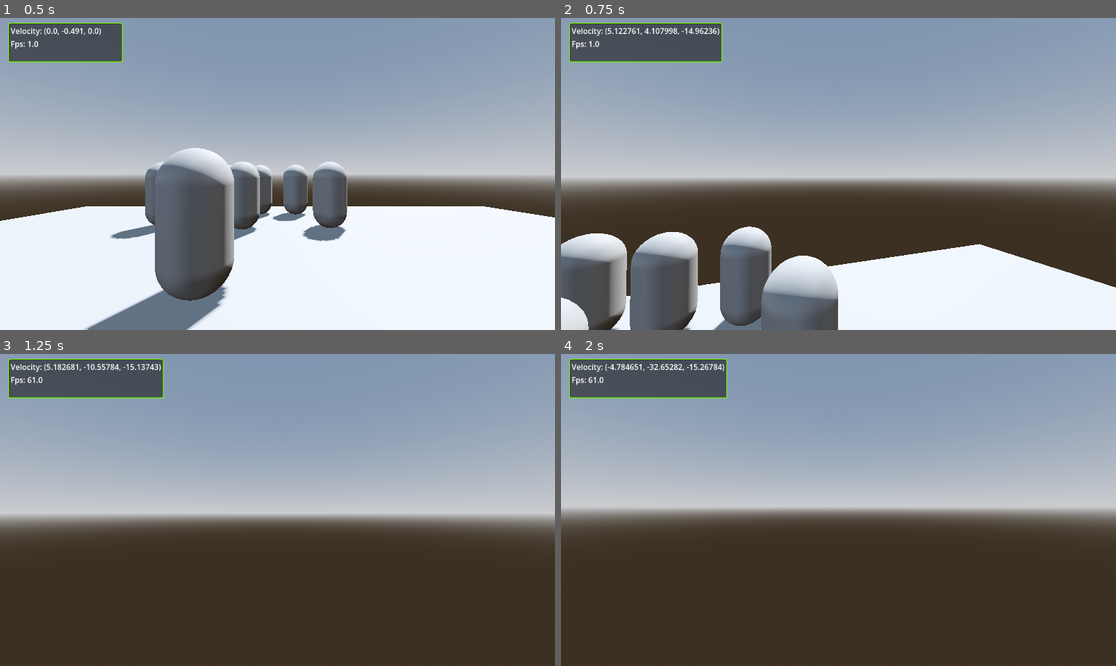
Above: before the commit, frames 1-4 (two rows, left to right).
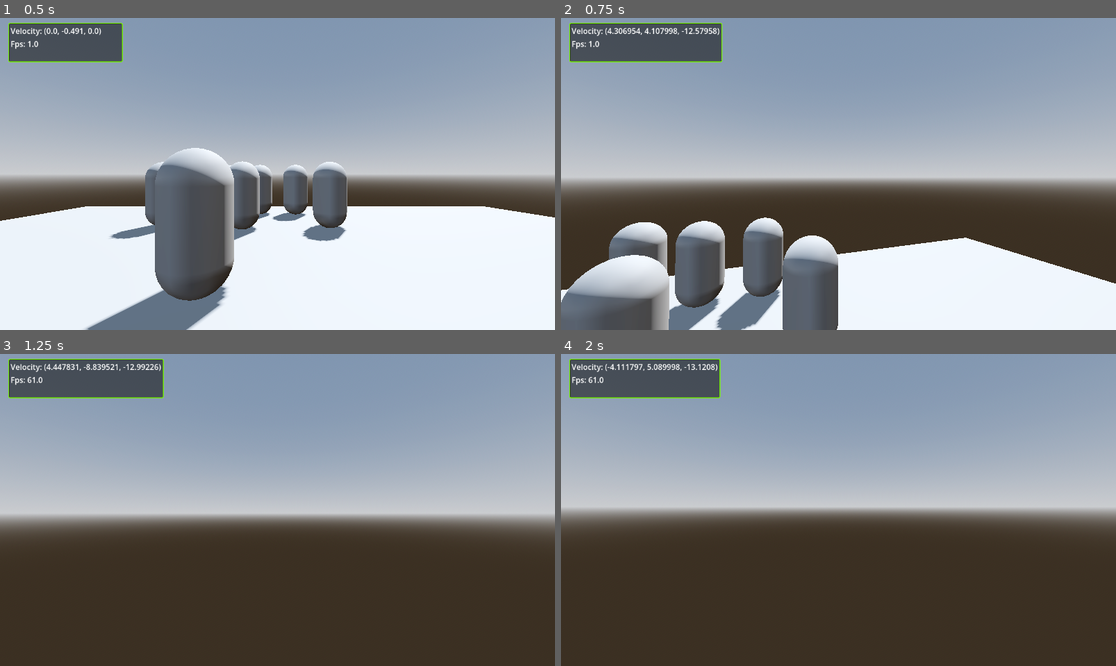
Above: after the commit, the same moments.

Repository: hebedebe/Murdernihilator-7-Unyielding-Flesh-Dream
Game: Godot game, scene res://Maps/testing.tscn
The game is run twice, just before and just after one commit, with the same random seed, the same clock (stepped at 60 frames per second) and the same inputs.
Inputs (mouse positions are in pixels of both pictures, inside the frame that each line leads up to):
- Up to frame 1 (0.5 s): no input
- Up to frame 2 (0.75 s): tap Enter at 0.5 s; move the mouse to (866, 174) at 0.52 s; hold W (move_forward) from 0.53 s (still down); hold Space (jump) from 0.53 s (still down)
- Up to frame 3 (1.25 s): keep holding W (move_forward); keep holding Space (jump)
- Up to frame 4 (2 s): keep holding W (move_forward); move the mouse to (810, 510) at 1.27 s; release Space (jump) at 1.28 s; tap F (kick) at 1.35 s; tap Space (jump) at 1.52, 1.55, 1.82 s

Frame 1 is identical in both runs. In frame 2, 15% of the frame differs, in the area x 0-100%, y 3-100%; in frame 3, 0.2%; in frame 4, 0.4%.

Commit message:
Body event and histop overlay

Diff:
--- a/Actors/Dummy/dummy.tscn
+++ b/Actors/Dummy/dummy.tscn
@@ -2,7 +2,6 @@
 
 [ext_resource type="Script" uid="uid://crubfkko2d2yu" path="res://Components/KnockbackComponent/knockback_component.gd" id="1_4wjmn"]
 [ext_resource type="Script" uid="uid://cku1vco2vkbfg" path="res://Components/VelocityComponent/velocity_component.gd" id="2_rui4n"]
-[ext_resource type="Script" uid="uid://creun7xebihdo" path="res://Components/ImpactTriggerComponent/impact_trigger_component.gd" id="3_tyhmb"]
 
 [sub_resource type="CapsuleShape3D" id="CapsuleShape3D_vvw3x"]
 
@@ -32,10 +31,4 @@
 velocity_component = NodePath("../VelocityComponent")
 metadata/_custom_type_script = "uid://crubfkko2d2yu"
 
-[node name="ImpactTriggerComponent" type="Node" parent="." unique_id=352876365 node_paths=PackedStringArray("physics_body")]
-script = ExtResource("3_tyhmb")
-physics_body = NodePath("..")
-impulse_threshold = 5.0
-metadata/_custom_type_script = "uid://creun7xebihdo"
-
 [connection signal="body_entered" from="." to="KnockbackComponent" method="force_based_knockback"]
--- a/Actors/Player/player.tscn
+++ b/Actors/Player/player.tscn
@@ -3,6 +3,7 @@
 [ext_resource type="Script" uid="uid://dxwlln8025dfy" path="res://Actors/Player/Scripts/player.gd" id="1_v1key"]
 [ext_resource type="Script" uid="uid://ogke4tceyk7h" path="res://Components/HealthComponent/health_component.gd" id="1_vhr1b"]
 [ext_resource type="Script" uid="uid://bkneh17a21syg" path="res://Components/InputComponent/input_component.gd" id="2_5ni5v"]
+[ext_resource type="Texture2D" uid="uid://bppyvii424qk7" path="res://Textures/UI/Overlays/hitstop_overlay.png" id="3_0y6fc"]
 [ext_resource type="Script" uid="uid://t4s3ngqk0pbd" path="res://Components/MovementComponent/movement_component.gd" id="4_b63gh"]
 [ext_resource type="Script" uid="uid://cku1vco2vkbfg" path="res://Components/VelocityComponent/velocity_component.gd" id="6_isd1h"]
 [ext_resource type="Script" uid="uid://crubfkko2d2yu" path="res://Components/KnockbackComponent/knockback_component.gd" id="7_8gtf5"]
@@ -12,8 +13,10 @@
 [ext_resource type="AudioStream" uid="uid://cogj3y1t6ncpb" path="res://Sounds/FX/whiff.mp3" id="11_sciwa"]
 [ext_resource type="Script" uid="uid://gbk2vvaygyhp" path="res://Components/ValueDisplayComponent/value_display_component.gd" id="11_w553y"]
 [ext_resource type="Script" uid="uid://ueemsl00luuh" path="res://Components/DragComponent/drag_component.gd" id="12_w553y"]
+[ext_resource type="Script" uid="uid://dkyqu0lchg05q" path="res://Components/HitstopComponent/hitstop_component.gd" id="12_woyfc"]
 [ext_resource type="Script" uid="uid://brac14pbjcc15" path="res://Components/JumpComponent/jump_component.gd" id="13_wmrsf"]
 [ext_resource type="Script" uid="uid://dqjkgj3xl7wa6" path="res://Components/GravityComponent/gravity_component.gd" id="14_h1i6w"]
+[ext_resource type="Script" uid="uid://dwwrt2e38os3s" path="res://Components/BodyEventComponent/body_event_component.gd" id="15_nwamd"]
 
 [sub_resource type="CapsuleMesh" id="CapsuleMesh_vhr1b"]
 
@@ -88,6 +91,16 @@
 
 [node name="HUD" type="CanvasLayer" parent="." unique_id=1548788757]
 
+[node name="HitstopOverlay" type="TextureRect" parent="HUD" unique_id=1222756144]
+visible = false
+anchors_preset = 15
+anchor_right = 1.0
+anchor_bottom = 1.0
+grow_horizontal = 2
+grow_vertical = 2
+texture = ExtResource("3_0y6fc")
+expand_mode = 1
+
 [node name="PanelContainer" type="PanelContainer" parent="HUD" unique_id=1568386759]
 offset_left = 22.0
 offset_top = 15.0
@@ -137,6 +150,7 @@
 [node name="MovementComponent" type="Node" parent="." unique_id=1701396071 node_paths=PackedStringArray("body", "velocity_component")]
 unique_name_in_owner = true
 script = ExtResource("4_b63gh")
+acceleration = 5.0
 body = NodePath("..")
 velocity_component = NodePath("../VelocityComponent")
 metadata/_custom_type_script = "uid://t4s3ngqk0pbd"
@@ -168,12 +182,16 @@
 stream = ExtResource("11_sciwa")
 volume_db = -12.772
 
+[node name="HitstopComponent" type="Node" parent="MeleeComponent" unique_id=16792172]
+script = ExtResource("12_woyfc")
+duration = 0.075
+metadata/_custom_type_script = "uid://dkyqu0lchg05q"
+
 [node name="DragComponent" type="Node" parent="." unique_id=2105359549 node_paths=PackedStringArray("velocity_component")]
 unique_name_in_owner = true
 script = ExtResource("12_w553y")
 velocity_component = NodePath("../VelocityComponent")
-drag = Vector3(1, 0, 1)
-drag_scale = 20.0
+drag = Vector3(20, 0, 20)
 metadata/_custom_type_script = "uid://ueemsl00luuh"
 
 [node name="JumpComponent" type="Node" parent="." unique_id=351742189 node_paths=PackedStringArray("velocity_component", "body")]
@@ -181,6 +199,7 @@
 script = ExtResource("13_wmrsf")
 velocity_component = NodePath("../VelocityComponent")
 body = NodePath("..")
+air_jumps = 3
 metadata/_custom_type_script = "uid://brac14pbjcc15"
 
 [node name="GravityComponent" type="Node" parent="." unique_id=1101253241 node_paths=PackedStringArray("velocity_component")]
@@ -189,6 +208,12 @@
 velocity_component = NodePath("../VelocityComponent")
 gravity_scale = 3.0
 metadata/_custom_type_script = "uid://dqjkgj3xl7wa6"
+
+[node name="BodyEventComponent" type="Node" parent="." unique_id=1279797999 node_paths=PackedStringArray("body")]
+unique_name_in_owner = true
+script = ExtResource("15_nwamd")
+body = NodePath("..")
+metadata/_custom_type_script = "uid://dwwrt2e38os3s"
 
 [connection signal="velocity_updated" from="VelocityComponent" to="HUD/PanelContainer/VBoxContainer/Velocity" method="update" unbinds=1]
 [connection signal="jump_requested" from="InputComponent" to="JumpComponent" method="on_jump_requested"]
@@ -196,4 +221,10 @@
 [connection signal="look_input" from="InputComponent" to="LookComponent" method="on_look_input"]
 [connection signal="move_direction_changed" from="InputComponent" to="MovementComponent" method="on_move_direction_changed"]
 [connection signal="attack_landed" from="MeleeComponent" to="MeleeComponent/KickLanded" method="play"]
+[connection signal="attack_landed" from="MeleeComponent" to="MeleeComponent/HitstopComponent" method="hitstop"]
 [connection signal="attacked" from="MeleeComponent" to="MeleeComponent/Whiff" method="play"]
+[connection signal="hitstop_ended" from="MeleeComponent/HitstopComponent" to="HUD/HitstopOverlay" method="hide"]
+[connection signal="hitstop_started" from="MeleeComponent/HitstopComponent" to="HUD/HitstopOverlay" method="show"]
+[connection signal="landed" from="BodyEventComponent" to="JumpComponent" method="reset_jumps"]
+[connection signal="landed" from="BodyEventComponent" to="DragComponent" method="set_drag_scale" binds= [1.0]]
+[connection signal="left_floor" from="BodyEventComponent" to="DragComponent" method="set_drag_scale" binds= [0.8]]
--- /dev/null
+++ b/Components/BodyEventComponent/body_event_component.gd
@@ -0,0 +1,20 @@
+class_name BodyEventComponent extends Node
+
+signal landed
+signal left_floor
+
+@export var body: CharacterBody3D
+
+var on_floor_last_frame: bool
+
+func _ready() -> void:
+	on_floor_last_frame = body.is_on_floor()
+
+func _physics_process(delta: float) -> void:
+	var body_on_floor: bool = body.is_on_floor();
+	if on_floor_last_frame != body_on_floor:
+		if body_on_floor:
+			landed.emit()
+		else:
+			left_floor.emit()
+	on_floor_last_frame = body_on_floor
--- a/Components/DragComponent/drag_component.gd
+++ b/Components/DragComponent/drag_component.gd
@@ -12,3 +12,11 @@
 
 func _physics_process(delta: float) -> void:
 	velocity_component.velocity *= Vector3.ONE - (drag * drag_scale * delta)
+
+#region Signal targets
+func set_drag_scale(new_drag_scale: float) -> void:
+	drag_scale = new_drag_scale
+
+func set_drag(new_drag: Vector3) -> void:
+	drag = new_drag
+#endregion
--- a/Components/HitstopComponent/hitstop_component.gd
+++ b/Components/HitstopComponent/hitstop_component.gd
@@ -1,6 +1,6 @@
 class_name HitstopComponent extends Node
 
-signal hitstopped
+signal hitstop_started
 signal hitstop_ended
 
 @export var delay: float = 0.02
@@ -9,7 +9,7 @@
 
 #region Signal targets
 func hitstop():
-	hitstopped.emit()
+	hitstop_started.emit()
 	await get_tree().create_timer(delay, true, false, true).timeout
 	get_tree().paused = true
 	await get_tree().create_timer(duration, true, false, true).timeout
--- a/Components/JumpComponent/jump_component.gd
+++ b/Components/JumpComponent/jump_component.gd
@@ -8,10 +8,23 @@
 
 @export_category("Parameters")
 @export var jump_velocity: float = 10
+@export var air_jumps: int = 0
+
+var remaining_air_jumps: int
+
+func _ready() -> void:
+	reset_jumps()
 
 #region Signal targets
+func reset_jumps() -> void:
+	remaining_air_jumps = air_jumps
+
 func on_jump_requested() -> void:
 	if body.is_on_floor():
 		velocity_component.velocity.y = jump_velocity
 		jumped.emit()
+	elif remaining_air_jumps > 0:
+		remaining_air_jumps -= 1
+		velocity_component.velocity.y = jump_velocity
+		jumped.emit()
 #endregion
Not shown, added: Components/BodyEventComponent/body_event_component.gd.uid
Binary file added: Textures/UI/Overlays/hitstop_overlay.png
Not shown, added: Textures/UI/Overlays/hitstop_overlay.png.import
